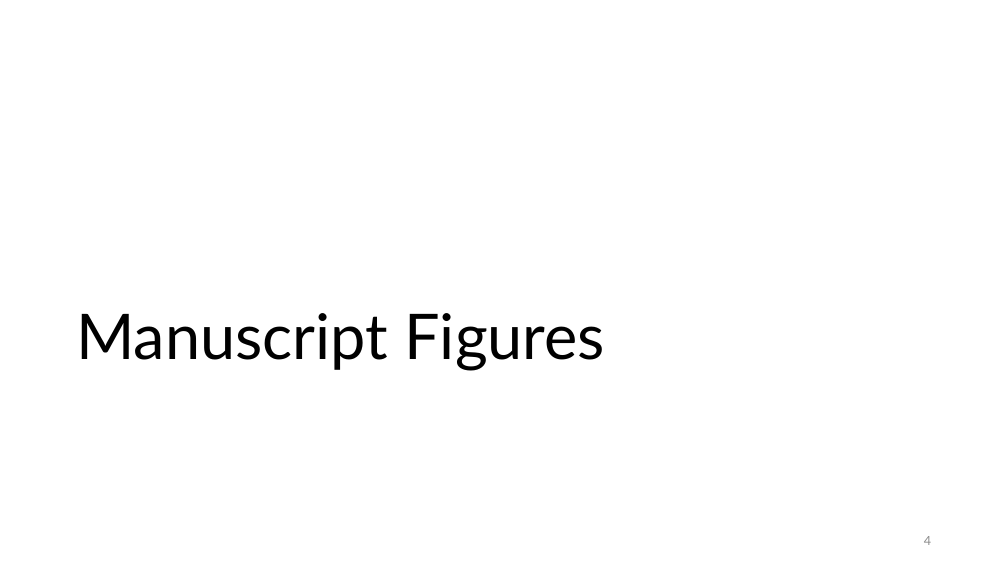
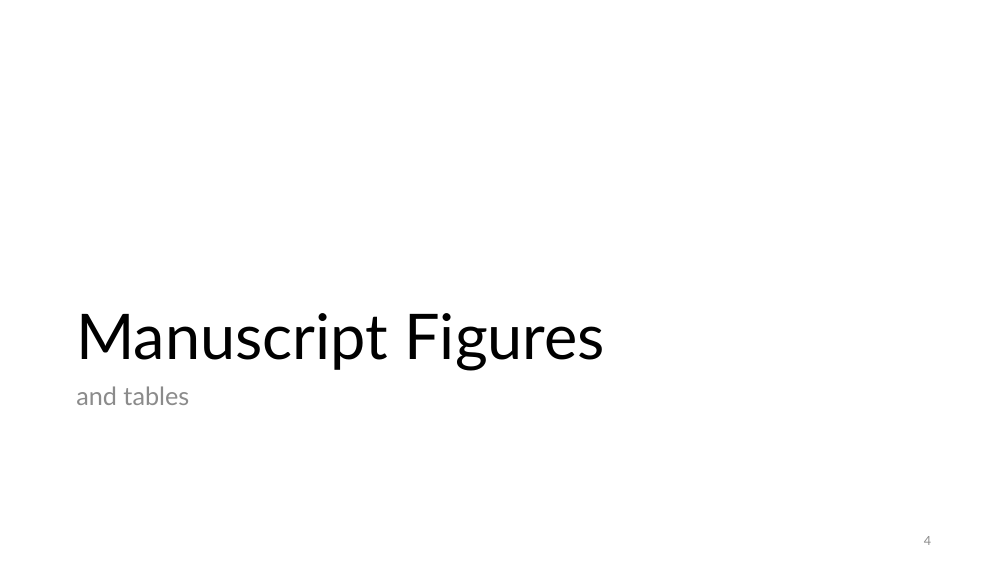
Before and after one commit to maxsal/science_revision, a slide deck: slide 4 of slides/meeting_20210824.pptx. Drawn at 1008x567 pixels with LibreOffice and Linux fonts; fonts in the diff are those of the drawing. Boxes give left, top, right and bottom in pixels: in the first picture for what was removed or moved away, otherwise in the second. Text is boxed around its words. In the diff, an @@ line names an element or a change of style, - is before the commit and + after.

```diff
--- a/slides/meeting_20210824.pptx
+++ b/slides/meeting_20210824.pptx
@@ text added at [76, 386, 189, 405], 24 pt, text #8C8C8C @@
+and tables
```
Also in this commit, not shown: 1 other slide changed, 12 slides added, 31 other files.
